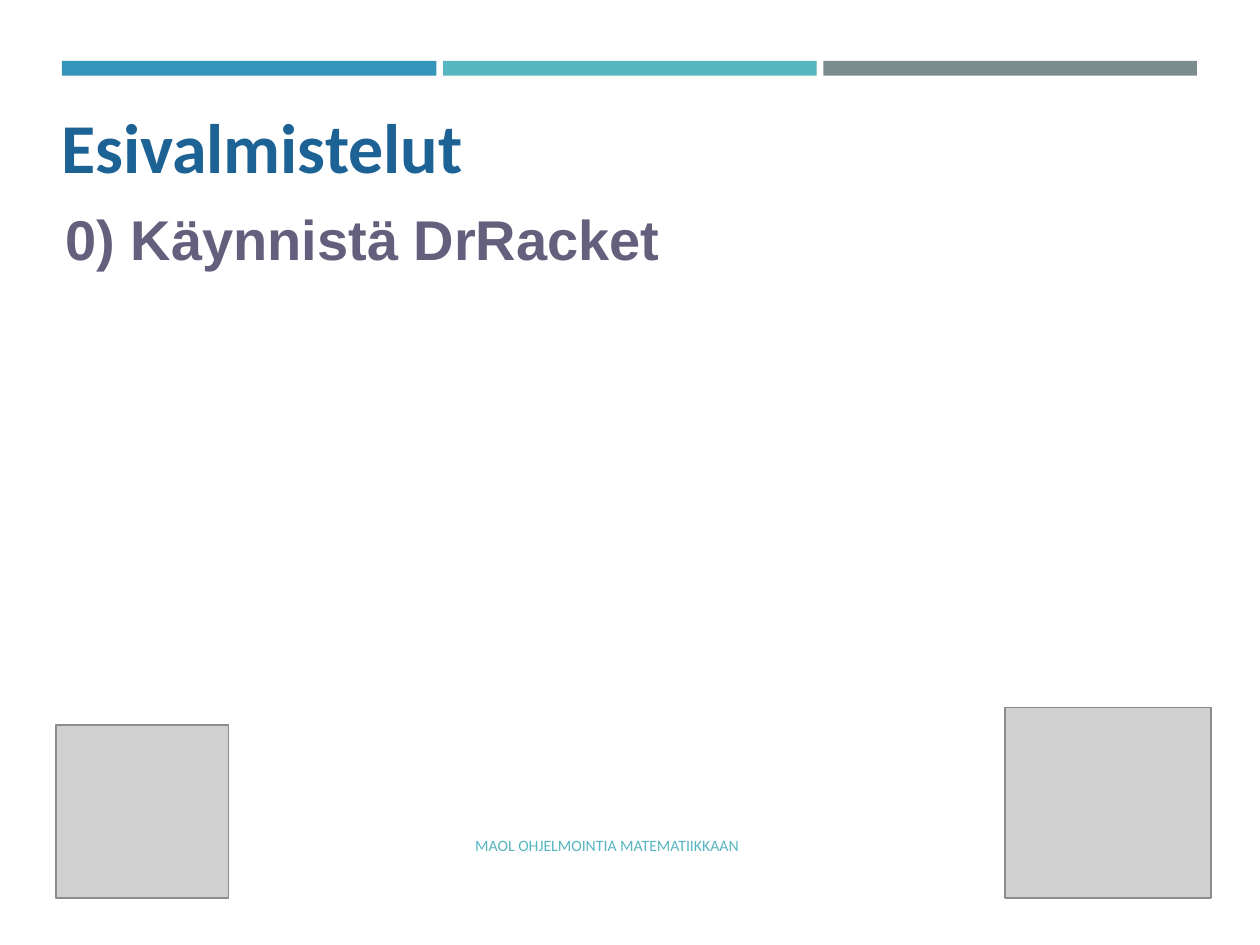
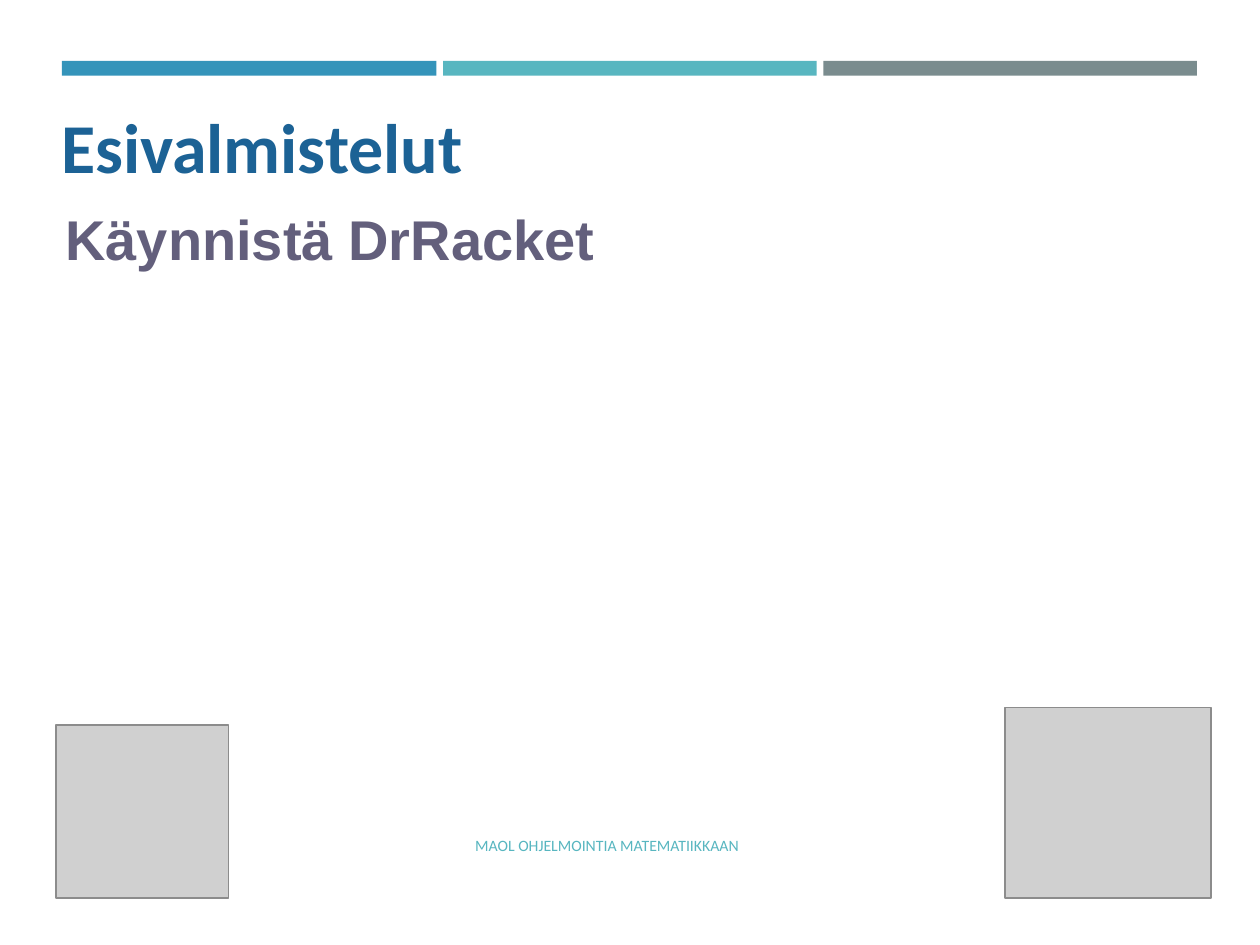
Before and after one commit to tyynetyyne/tyynetyyne.github.io, a slide deck: slide 2 of tehtavat/tiedostot/maol/power_point/Racket-MAOL-5-6-tutustuminen-ohjelmointiymparistoon.pptx. Drawn at 1260x945 pixels with LibreOffice and Linux fonts; fonts in the diff are those of the drawing; grey boxes stand for pictures. Boxes give left, top, right and bottom in pixels: in the first picture for what was removed or moved away, otherwise in the second. Text is boxed around its words. In the diff, an @@ line names an element or a change of style, - is before the commit and + after.

```diff
--- a/tehtavat/tiedostot/maol/power_point/Racket-MAOL-5-6-tutustuminen-ohjelmointiymparistoon.pptx
+++ b/tehtavat/tiedostot/maol/power_point/Racket-MAOL-5-6-tutustuminen-ohjelmointiymparistoon.pptx
@@ text at <box>65,219,594,271</box>: text changed @@
-0) Käynnistä DrRacket
+Käynnistä DrRacket
```
Also in this commit, not shown: 1 other slide changed.
